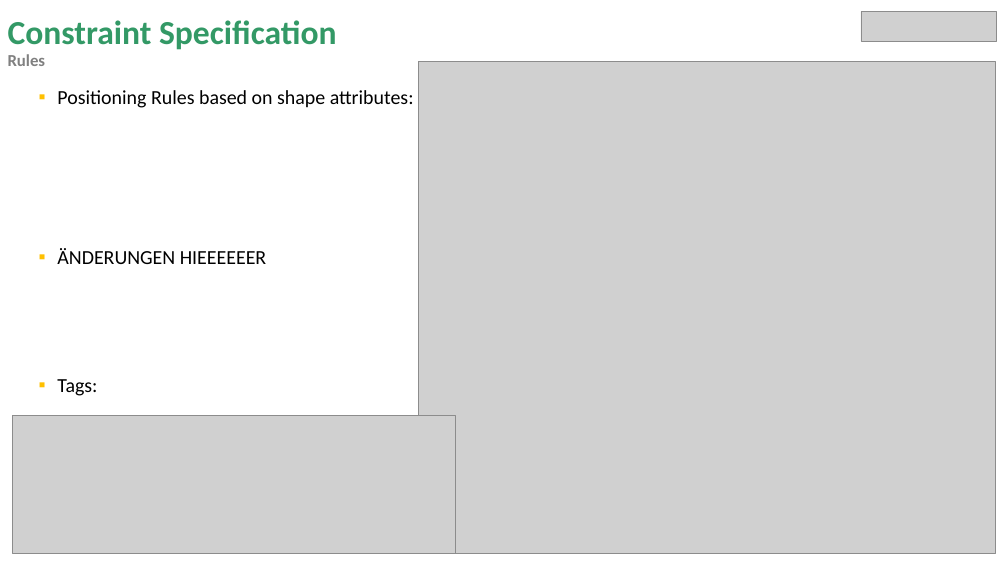
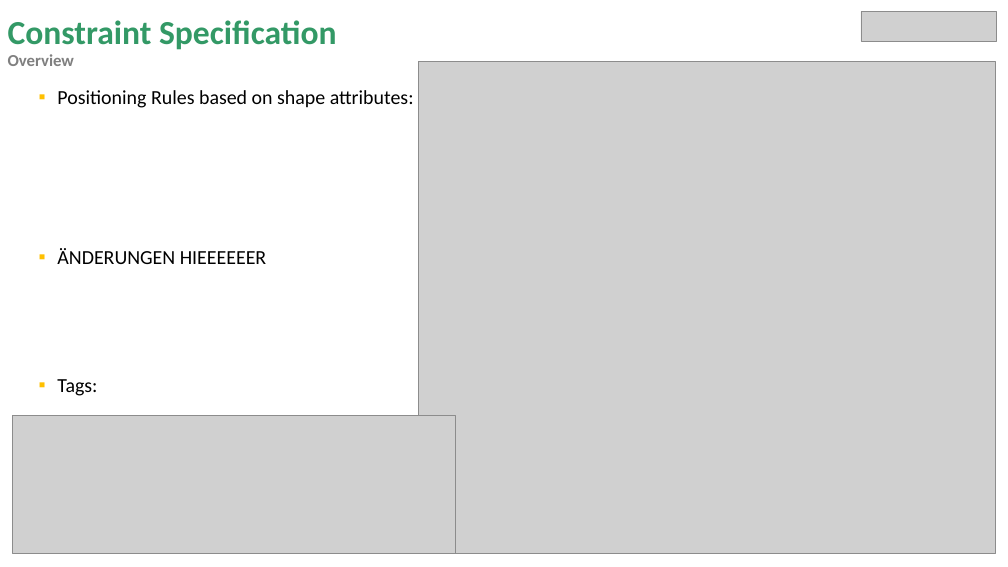
Before and after one commit to miguelrk/tum-mw-bachelorarbeit, a slide deck: slide 5 of 3 Entwicklungsphase/weekly_meeting_14.pptx (slide 6 before the commit). Drawn at 1008x567 pixels with LibreOffice and Linux fonts; fonts in the diff are those of the drawing; grey boxes stand for pictures. Boxes give left, top, right and bottom in pixels: in the first picture for what was removed or moved away, otherwise in the second. Text is boxed around its words. In the diff, an @@ line names an element or a change of style, - is before the commit and + after.

```diff
--- a/3 Entwicklungsphase/weekly_meeting_14.pptx
+++ b/3 Entwicklungsphase/weekly_meeting_14.pptx
@@ title at [8, 20, 337, 66]: text changed @@
-Constraint Specification
-Rules
+Constraint Specification
+Overview
```
Also in this commit, not shown: 5 other slides changed, 2 slides added, 3 slides removed, 11 other files.
